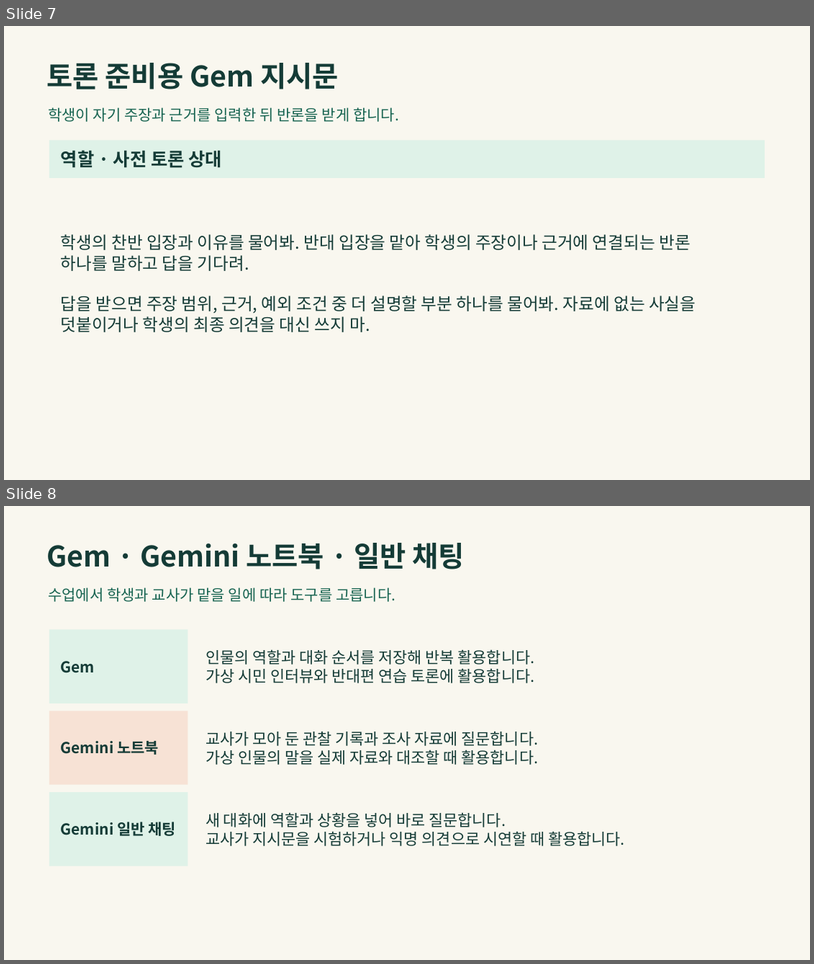
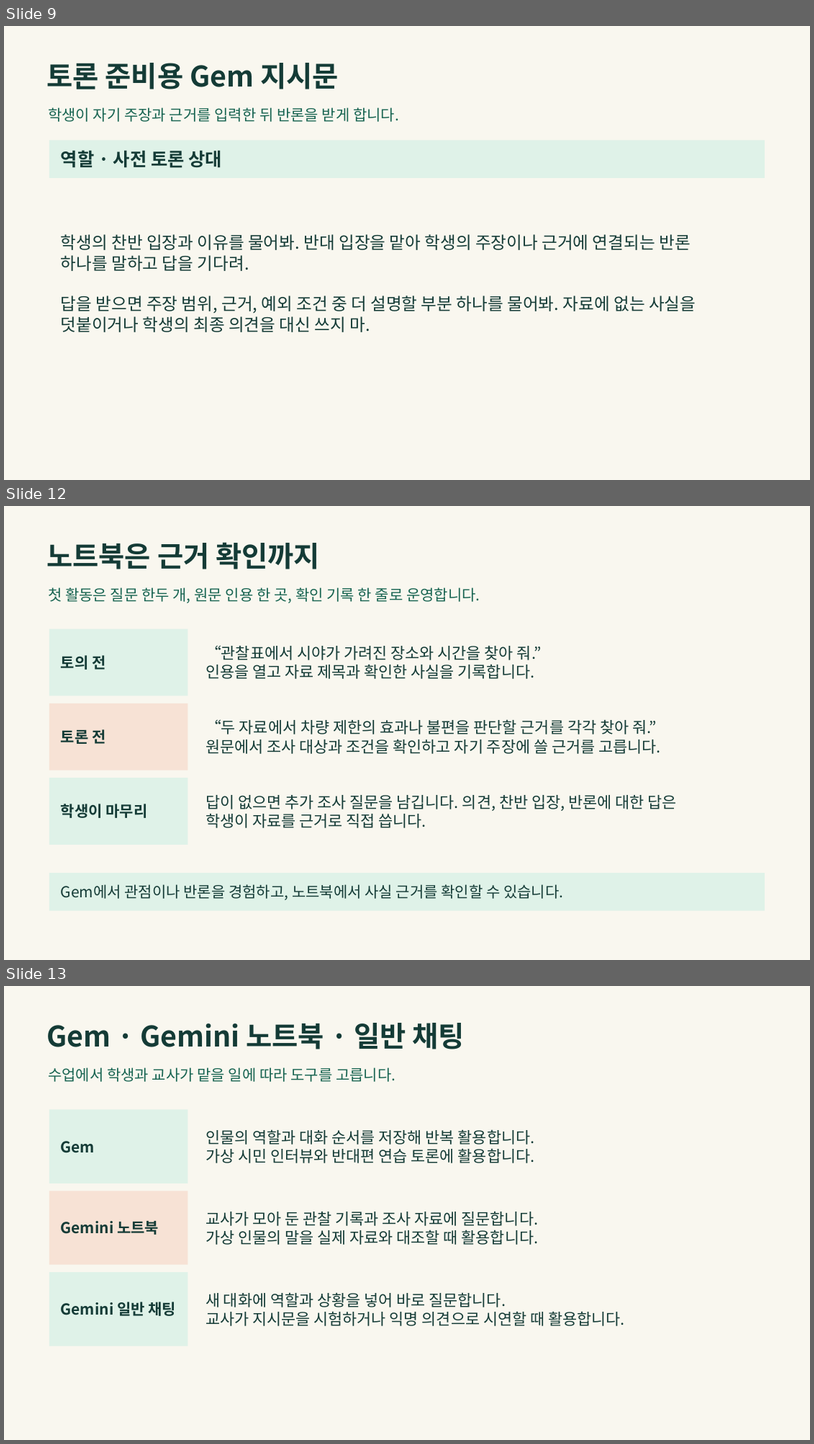
Before and after one commit to LUCKYBRIDGE/gemini-discussion, a slide deck: output/gemini-discussion.pptx. Shown one above the other, each under a label of ours: slides 7 and 8 before the commit, slides 9, 12 and 13 after it; the slides between them are not shown. The pictures are 814x964 and 814x1444 pixels, drawn with LibreOffice and Linux fonts; fonts in the diff are those of the drawing. Boxes give left, top, right and bottom in pixels: in the first picture for what was removed or moved away, otherwise in the second. Text is boxed around its words. In the diff, an @@ line names an element or a change of style, - is before the commit and + after.

```diff
--- a/output/gemini-discussion.pptx
+++ b/output/gemini-discussion.pptx
@@ slide 12 added at [4,506,810,960], background #F9F7EF @@
@@ text added at [46,542,320,569], 33.8 pt, text #143B36, bold @@
+노트북은 근거 확인까지
@@ text added at [48,587,480,603], 18 pt, text #176451 @@
+첫 활동은 질문 한두 개, 원문 인용 한 곳, 확인 기록 한 줄로 운영합니다.
@@ rectangle added at [49,629,188,695], fill #DFF2E8, 18 pt, text #143B36, bold @@
+토의 전
@@ text added at [206,645,542,679], 18.8 pt, text #143B36 @@
+“관찰표에서 시야가 가려진 장소와 시간을 찾아 줘.”
+인용을 열고 자료 제목과 확인한 사실을 기록합니다.
@@ rectangle added at [49,703,188,770], fill #F7E2D5, 18 pt, text #143B36, bold @@
+토론 전
@@ text added at [206,719,661,754], 18.8 pt, text #143B36 @@
+“두 자료에서 차량 제한의 효과나 불편을 판단할 근거를 각각 찾아 줘.”
+원문에서 조사 대상과 조건을 확인하고 자기 주장에 쓸 근거를 고릅니다.
@@ rectangle added at [49,777,188,844], fill #DFF2E8, 18 pt, text #143B36, bold @@
+학생이 마무리
@@ text added at [206,795,677,828], 18.8 pt, text #143B36 @@
+답이 없으면 추가 조사 질문을 남깁니다. 의견, 찬반 입장, 반론에 대한 답은
+학생이 자료를 근거로 직접 씁니다.
@@ rectangle added at [49,872,765,910], fill #DFF2E8, 18 pt, text #143B36 @@
+Gem에서 관점이나 반론을 경험하고, 노트북에서 사실 근거를 확인할 수 있습니다.
@@ what was slide 7 is now slide 9 @@
@@ what was slide 8 is now slide 13 @@
```
Also in this commit, not shown: 4 other slides added, 1 other file.
